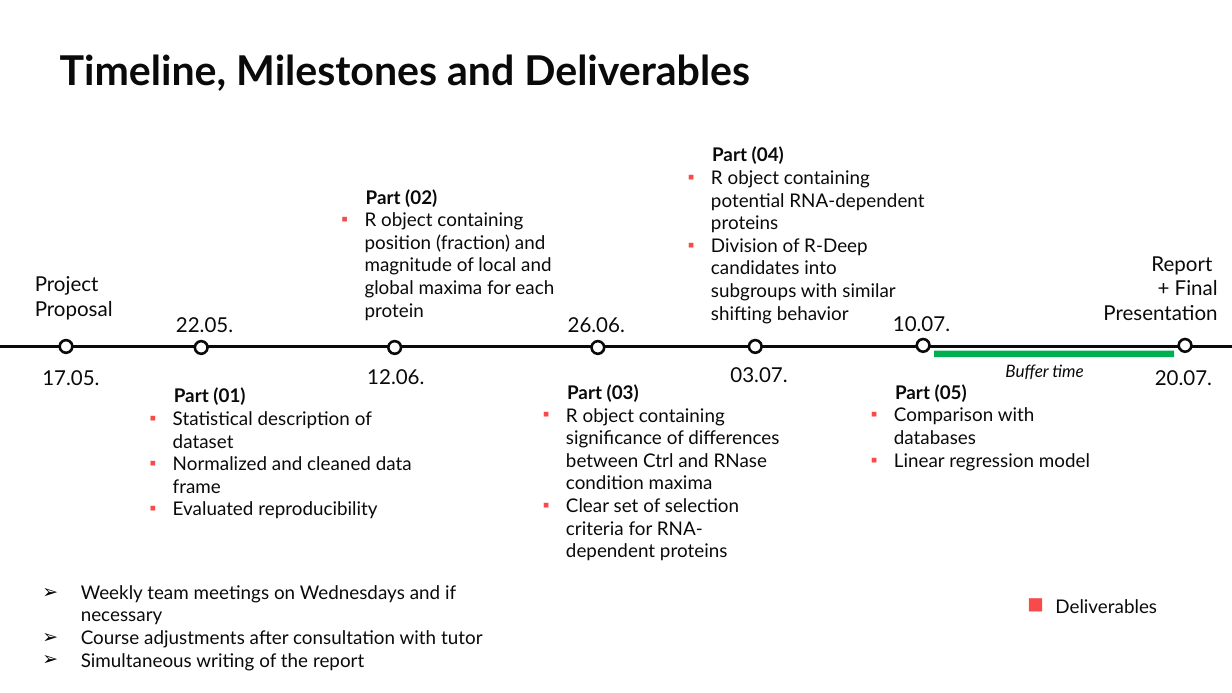
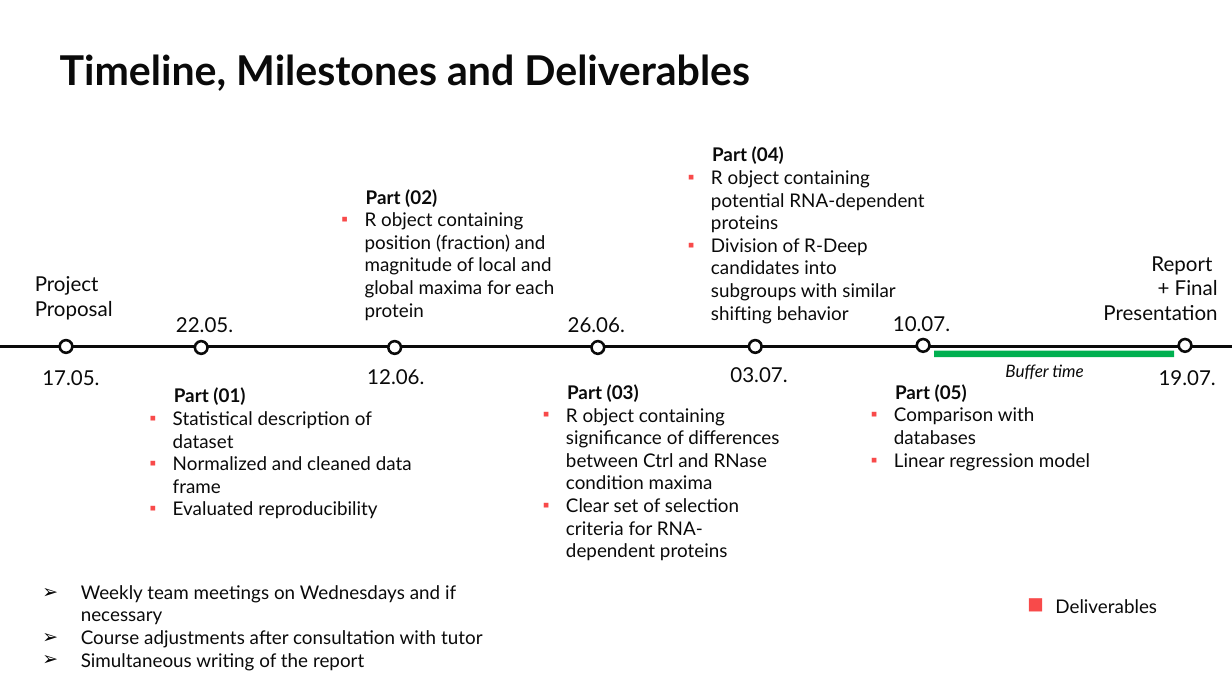
Before and after one commit to datascience-mobi-2022/2022-topic-03-team-02, a slide deck: slide 7 of projectproposal/PP.pptx. Drawn at 1232x693 pixels with LibreOffice and Linux fonts; fonts in the diff are those of the drawing. Boxes give left, top, right and bottom in pixels: in the first picture for what was removed or moved away, otherwise in the second. Text is boxed around its words. In the diff, an @@ line names an element or a change of style, - is before the commit and + after.

```diff
--- a/projectproposal/PP.pptx
+++ b/projectproposal/PP.pptx
@@ text at bbox=[1159, 370, 1216, 385]: text changed @@
-20.07.
+19.07.
```
Also in this commit, not shown: 3 other slides changed.
